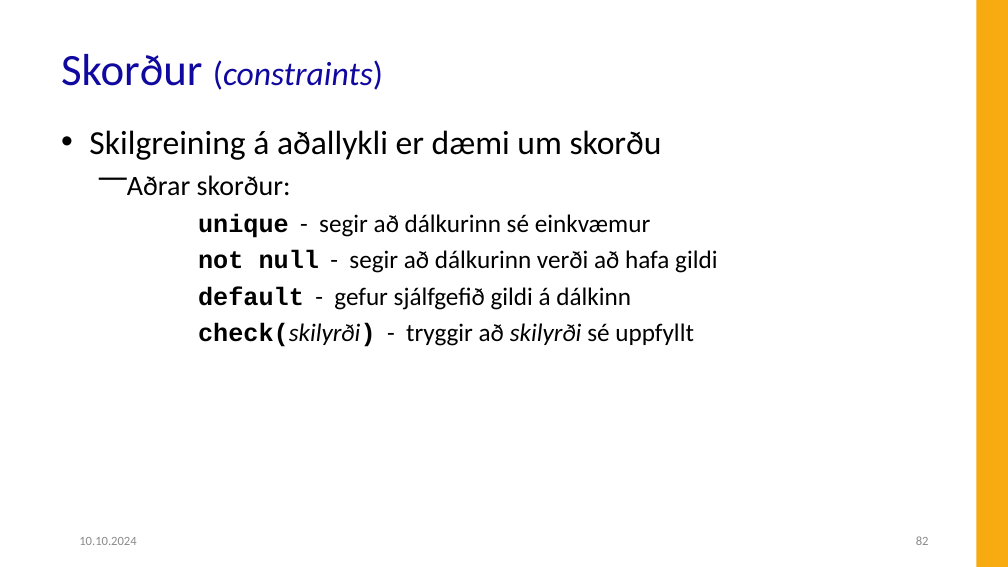
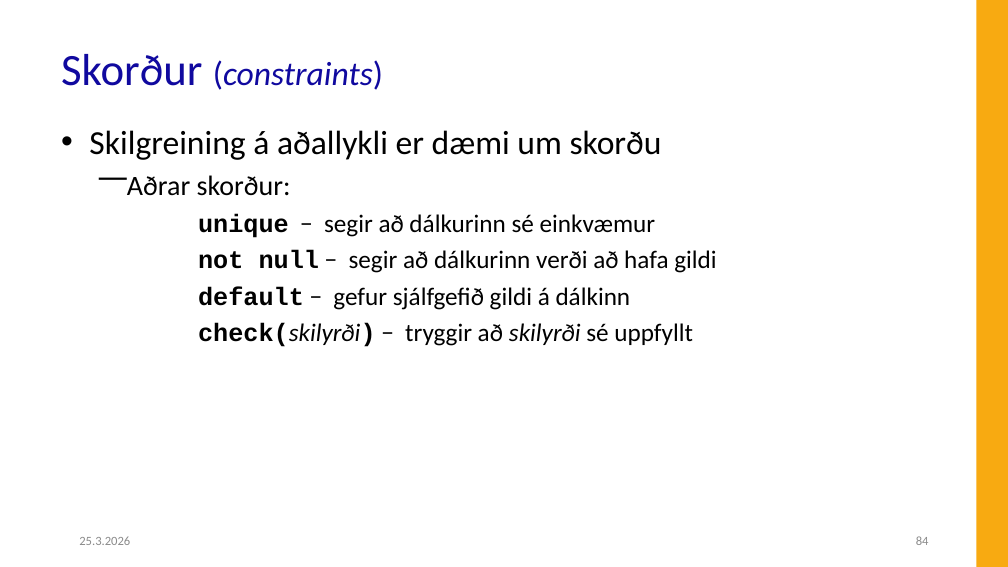
Before and after one commit to Hjalmtyr/SQL1, a slide deck: slide 84 of SQL-I.pptx (slide 82 before the commit). Drawn at 1008x567 pixels with LibreOffice and Linux fonts; fonts in the diff are those of the drawing; background and template pictures are left out. Boxes give left, top, right and bottom in pixels: in the first picture for what was removed or moved away, otherwise in the second. Text is boxed around its words. In the diff, an @@ line names an element or a change of style, - is before the commit and + after.

```diff
--- a/SQL-I.pptx
+++ b/SQL-I.pptx
@@ text at (x1=198, y1=213, x2=716, y2=347): text changed @@
-  unique - segir að dálkurinn sé einkvæmur
-  not null - segir að dálkurinn verði að hafa gildi
-  default - gefur sjálfgefið gildi á dálkinn
-  check(skilyrði) - tryggir að skilyrði sé uppfyllt
+  unique − segir að dálkurinn sé einkvæmur
+  not null − segir að dálkurinn verði að hafa gildi
+  default − gefur sjálfgefið gildi á dálkinn
+  check(skilyrði) − tryggir að skilyrði sé uppfyllt
@@ text at (x1=79, y1=536, x2=130, y2=545): text changed @@
-10.10.2024
+25.3.2026
@@ page number at (x1=916, y1=536, x2=929, y2=545): text changed @@
-82
+84
```
Also in this commit, not shown: 80 other slides changed, 4 slides added, 2 slides removed, 21 other files.
